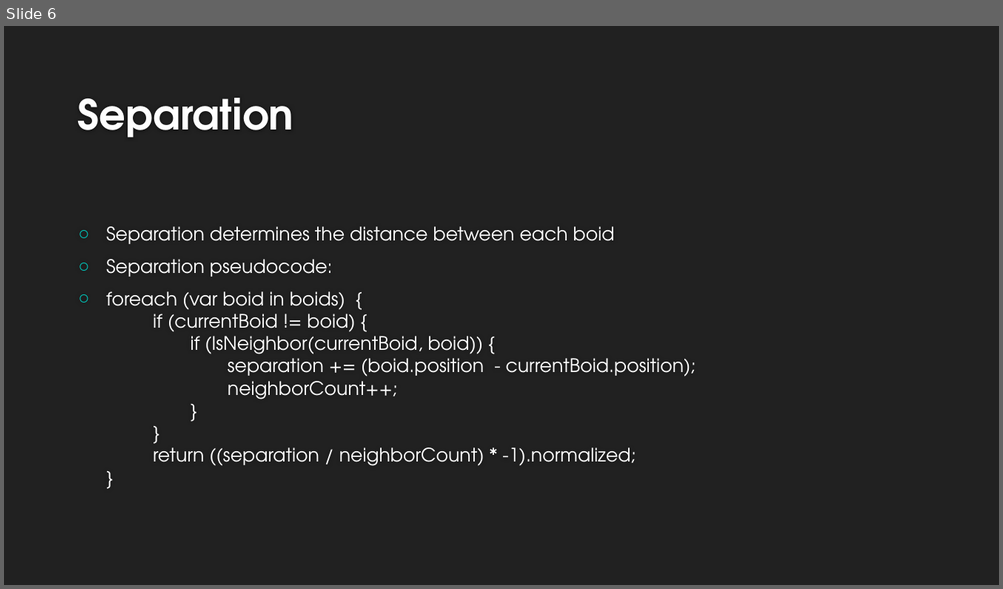
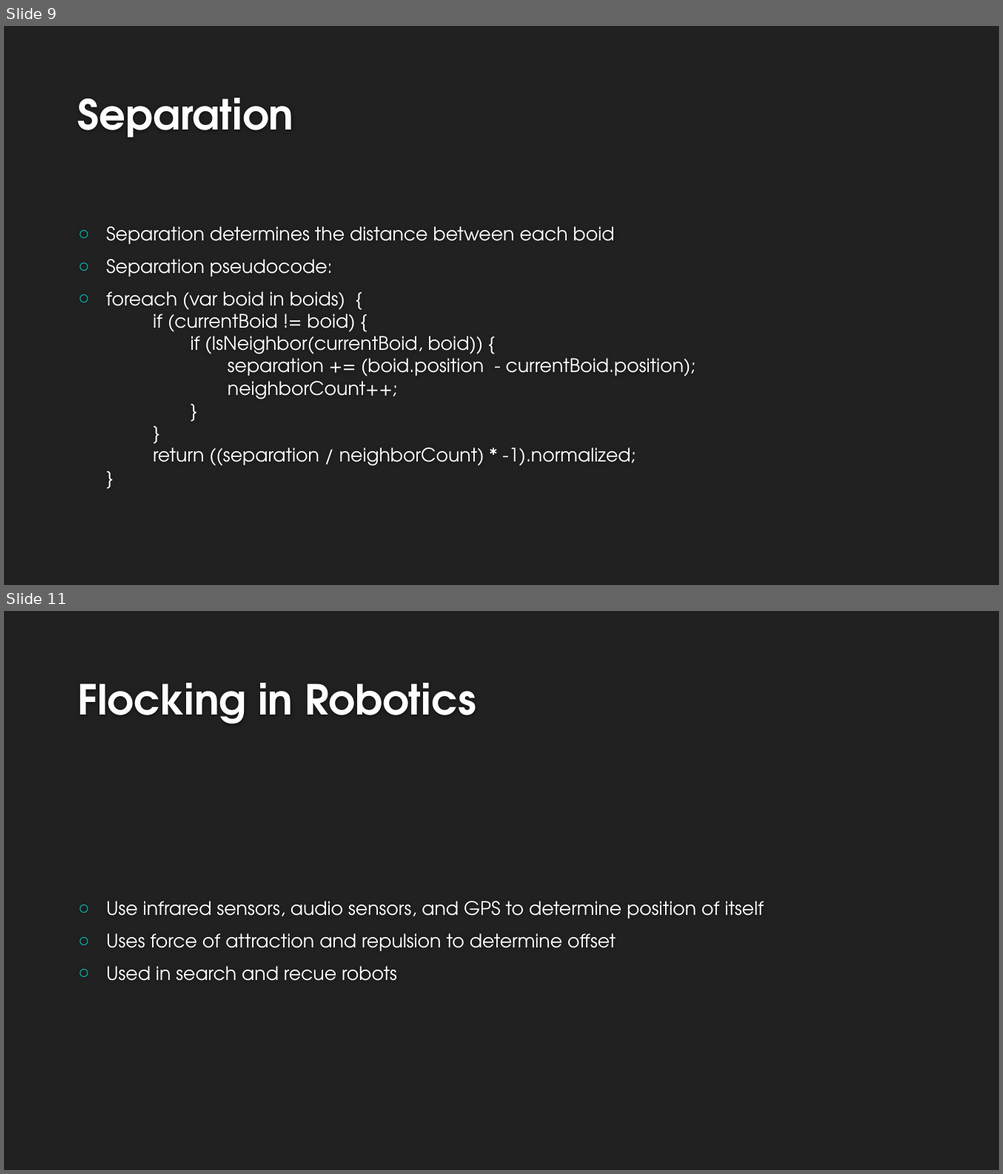
Before and after one commit to psuong/boids-controller, a slide deck: Flocking.pptx. Shown one above the other, each under a label of ours: slide 6 before the commit, slides 9 and 11 after it; the slides between them are not shown. The pictures are 1003x589 and 1003x1174 pixels, drawn with LibreOffice and Linux fonts; fonts in the diff are those of the drawing; background and template pictures are left out. Boxes give left, top, right and bottom in pixels: in the first picture for what was removed or moved away, otherwise in the second. Text is boxed around its words. In the diff, an @@ line names an element or a change of style, - is before the commit and + after.

```diff
--- a/Flocking.pptx
+++ b/Flocking.pptx
@@ slide 11 added at box(4, 611, 999, 1170), background #212121 @@
@@ title added at box(77, 683, 476, 724), 40 pt, text #FEFEFE, bold @@
+Flocking in Robotics
@@ text added at box(106, 901, 764, 981), 18 pt, text #FFFFFF @@
+○ Use infrared sensors, audio sensors, and GPS to determine position of itself
+○ Uses force of attraction and repulsion to determine offset
+○ Used in search and recue robots
@@ what was slide 6 is now slide 9 @@
```
Also in this commit, not shown: 3 slides changed, 3 other slides added, 11 other files.
